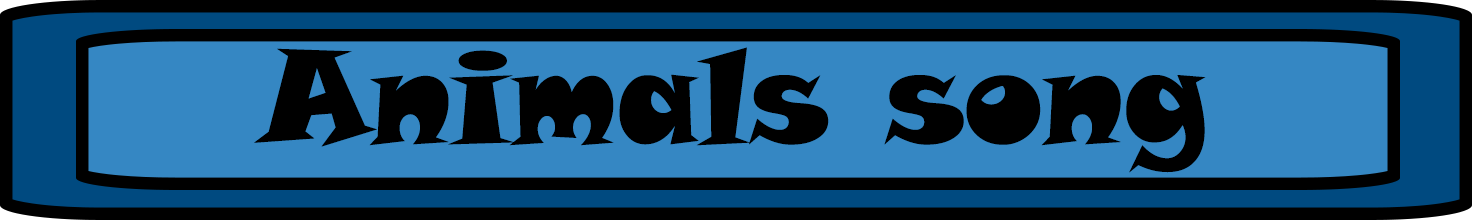
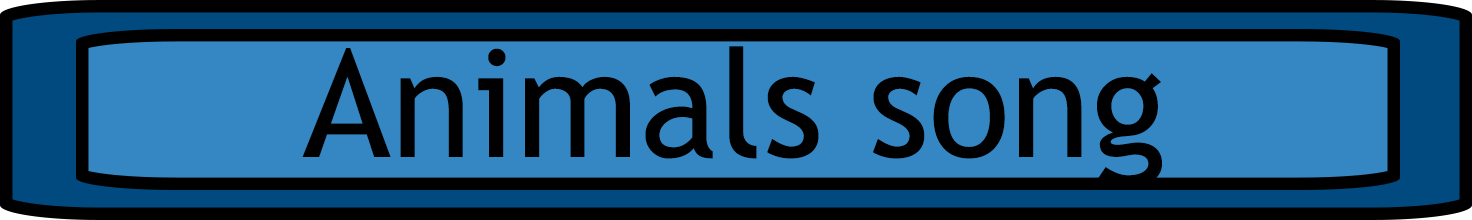
The second w=1472, h=220 image is a revision of the first. Changes to its layers:
painted on "Animals song" over [254, 46, 1206, 178]
